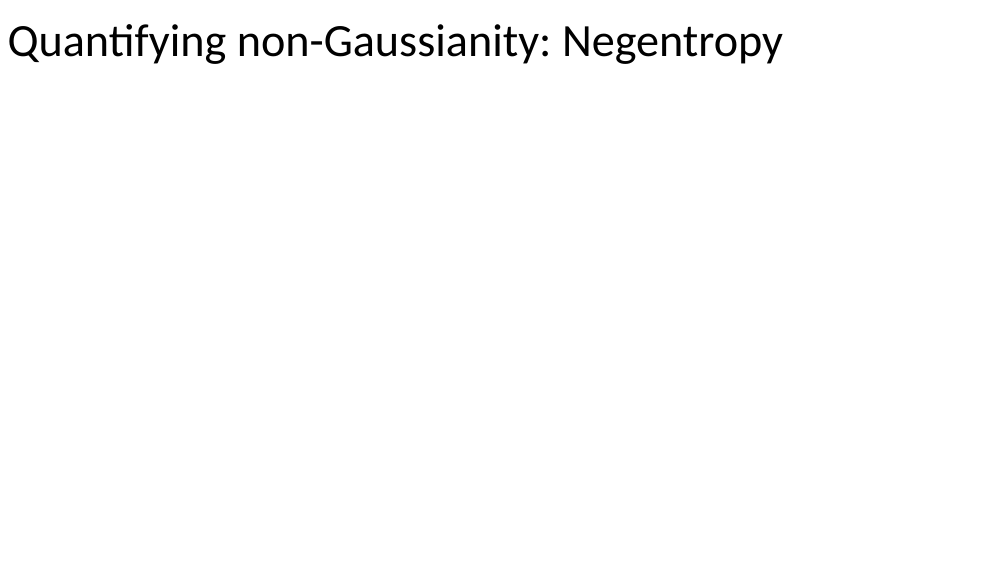
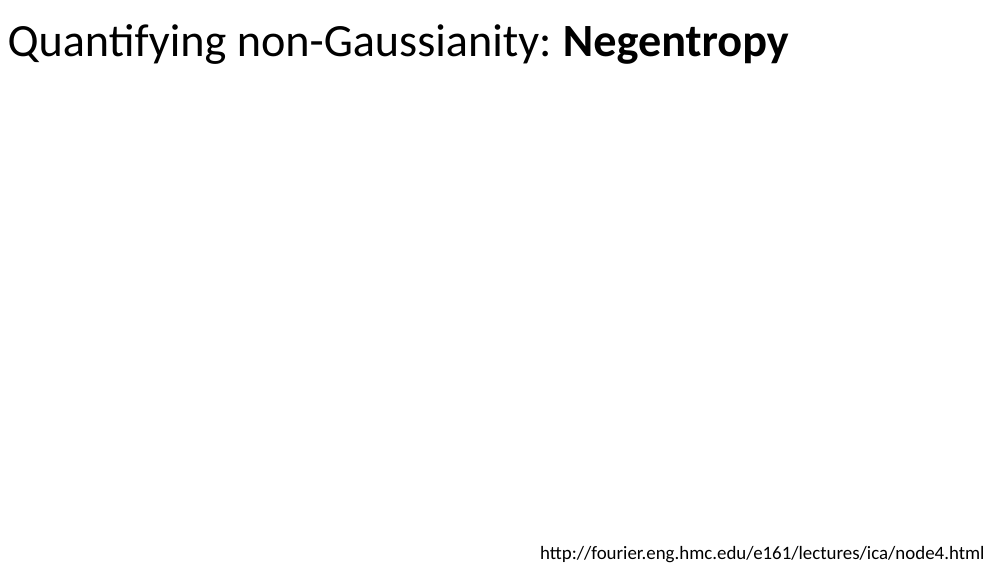
Before and after one commit to russellu/cs405, a slide deck: slide 10 of Lecture_16.pptx. Drawn at 1008x567 pixels with LibreOffice and Linux fonts; fonts in the diff are those of the drawing; background and template pictures are left out. Boxes give left, top, right and bottom in pixels: in the first picture for what was removed or moved away, otherwise in the second. Text is boxed around its words. In the diff, an @@ line names an element or a change of style, - is before the commit and + after.

```diff
--- a/Lecture_16.pptx
+++ b/Lecture_16.pptx
@@ title "Quantifying non-Gaussianity: Negentropy" at bbox=[8, 24, 789, 64]: bold on in "Negentropy" @@
@@ text added at bbox=[540, 546, 984, 563], 18 pt, text #000000 @@
+http://fourier.eng.hmc.edu/e161/lectures/ica/node4.html
```
Also in this commit, not shown: 9 other slides changed, 1 other file.
